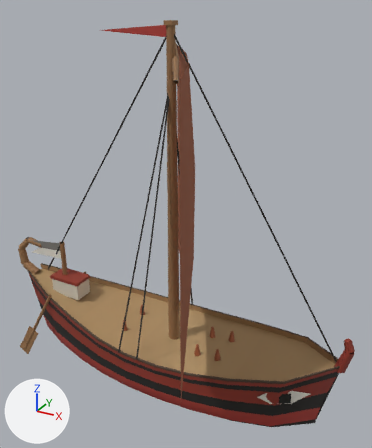
Two versions of the glTF model public/harbour/kit/hull_eur_greek_medium.glb, one commit apart.
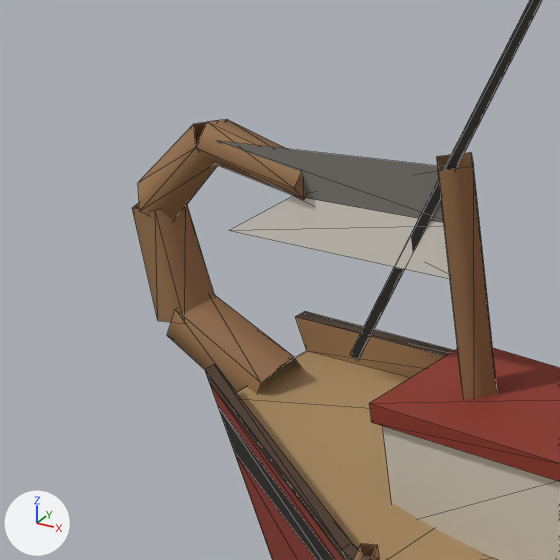
Old and new are each drawn whole from a camera (50 mm lens) standing at (8.45, -13.87, 12.94) and looking at (0.51, 0.57, 5.72) and again close up on the part from 0% to 20% of the width and 49% to 66% of the height. Every picture has the same lights, and +X, +Y and +Z are marked at lower left. The last two pictures show the newer version. The close-ups show mesh edges as thin lines. Where no turn or scale is listed for an object, it has been applied to the vertices. Vertices at exactly the same position are counted once.

Names of what the first close-up shows: 'deck', 'flag', 'hull', 'mast', 'rigging'.
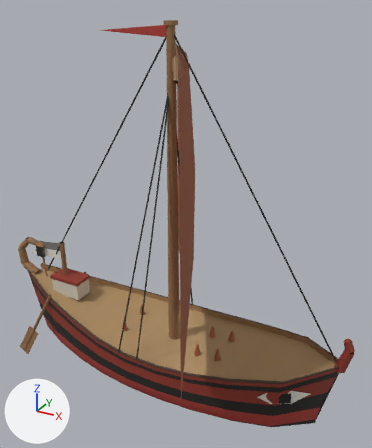
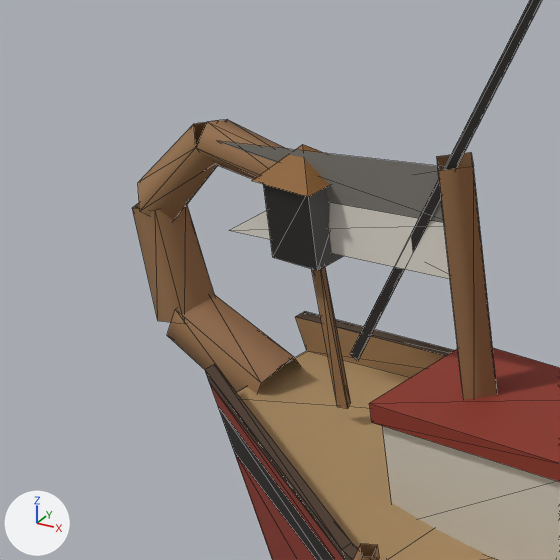
Where the newer file only moved an object's origin or applied its transform, the numbers keep the older frame.

The change, as a list of edits to the scene's bpy script:
```text
Add mat_hb_emissive:
    mat_hb_emissive = bpy.data.materials.new('hb_emissive')
    # nodes: BsdfPrincipled, Mix, OutputMaterial, VertexColor
    # colours: white #e7e7e7, mixed with the vertex colours
Change me_deck:
    used by ob_deck; location = (-2.06, 0.0, 0.743)
    remove me_deck.from_pydata(...)  # 96 vertices, 132 faces; spans x -4.6..4.6, y -1.32..1.32, z -1.85..1.85
    add me_deck.from_pydata(...)  # 111 vertices, 144 faces; spans x -4.6..4.6, y -1.32..1.32, z -1.85..3.11
    me_deck part 1
    15 vertices are added at x -4.08..-3.66, y -0.21..0.21, z 1.46..3.11
    12 new faces join them
Add me_stern_lantern_glass:
    me_stern_lantern_glass.from_pydata(...)  # 8 vertices, 8 faces; spans x -0.168..0.168, y -0.168..0.168, z -0.244..0.244
    me_stern_lantern_glass.materials.append(mat_hb_emissive)
Add ob_stern_lantern_glass:
    ob_stern_lantern_glass = bpy.data.objects.new('stern_lantern_glass', me_stern_lantern_glass)
    ob_stern_lantern_glass.location = (-5.928, 0.0, 3.422)
```

Changed parts and their boxes [x1, y1, x2, y2] in the close-ups (560 x 560 px):
'deck', reshaped: before [353, 348, 560, 560]; after [252, 144, 560, 560]
'stern_lantern_glass', added: after [263, 184, 343, 271]
part 1 of me_deck, added: after [252, 144, 351, 409]
